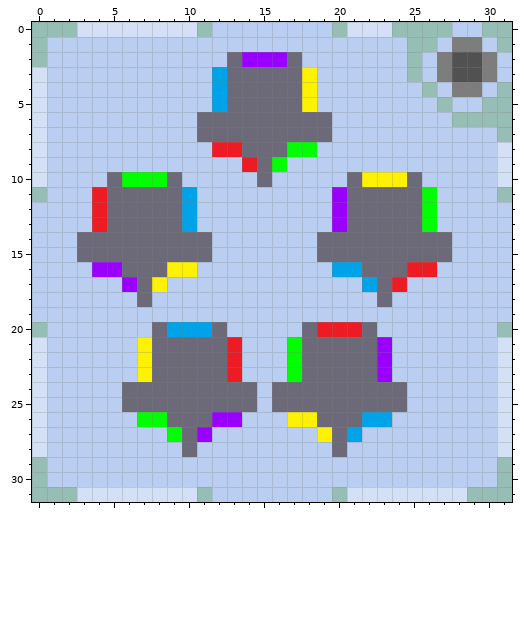
One commit to this pixel-art sprite: Icons/Not Perspective Pegs.png. That is the earlier state.
The file is 32x32 pixels. Colours within 5 levels of each other are drawn and written as one.
The same view after the edit:
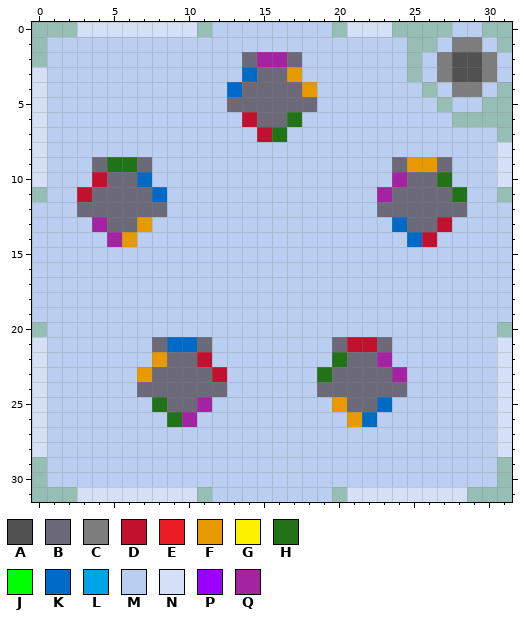
Palette (. is transparent): A #515151  B #6c6978  C #7d7d7d  D #c2112f  E #ed1c24  F #e79a00  G #fff200  H #227318  J #00ff00  K #006bc6  L #00a2e8  M #b9cef0  N #d3e0f5  P #9900ff  Q #a423a3
Diff:
y 2: x 13..16 BPPP -> MBQQ
y 3: x 12..14 LBB -> MMK; x 17..18 BG -> FM
y 4: x 12..13 LB -> MK; x 18 G -> F
y 5: x 12 L -> M; x 18 G -> B
y 6: x 11..14 BBBB -> MMMD; x 17..19 BBB -> HMM
y 7: x 11..19 BBBBBBBBB -> MMMMDHMMM
y 8: x 12..18 EEBBBJJ -> MMMMMMM
y 9: x 4..7 MMMM -> BHHB; x 14..16 EBJ -> MMM; x 24..27 MMMM -> BFFB
y 10: x 4 M -> D; x 6..9 JJJB -> BKMM; x 15 B -> M; x 21..24 BGGG -> MMMQ; x 26..27 MM -> BH
y 11: x 3..4 ME -> DB; x 8..10 BBL -> KMM; x 20..23 PBBB -> MMMQ; x 26..28 JMM -> BBH
y 12: x 3..4 ME -> BB; x 9..10 BL -> MM; x 20..22 PBB -> MMM; x 26..28 JMM -> BBB
y 13: x 4 E -> Q; x 7..10 BBBL -> FMMM; x 20..24 PBBBB -> MMMMK; x 26..27 JM -> BD
y 14: x 3..11 BBBBBBBBB -> MMQFMMMMM; x 19..27 BBBBBBBBB -> MMMMMMKDM
y 15: x 3..11 BBBBBBBBB -> MMMMMMMMM; x 19..27 BBBBBBBBB -> MMMMMMMMM
y 16: x 4..10 PPBBBGG -> MMMMMMM; x 20..26 LLBBBEE -> MMMMMMM
y 17: x 6..8 PBG -> MMM; x 22..24 LBE -> MMM
y 18: x 7 B -> M; x 23 B -> M
y 20: x 8..12 BLLLB -> MMMMM; x 18..22 BEEEB -> MMMMM
y 21: x 7 G -> M; x 9..10 BB -> KK; x 12..13 BE -> MM; x 17..19 JBB -> MMM; x 21..23 BBP -> DDB
y 22: x 7..8 GB -> MF; x 11..13 BBE -> DMM; x 17..20 JBBB -> MMMH; x 23 P -> Q
y 23: x 7 G -> F; x 12..13 BE -> DM; x 17..19 JBB -> MMH; x 23..24 PM -> BQ
y 24: x 6 B -> M; x 13..14 BB -> MM; x 16..18 BBB -> MMM
y 25: x 6..8 BBB -> MMH; x 11..14 BBBB -> QMMM; x 16..20 BBBBB -> MMMMF; x 23..24 BB -> KM
y 26: x 7..13 JJBBBPP -> MMHQMMM; x 17..23 GGBBBLL -> MMMMFKM
y 27: x 9..11 JBP -> MMM; x 19..21 GBL -> MMM
y 28: x 10 B -> M; x 20 B -> M
Changed places in both pictures, as pixel boxes (x1, y1, x2, y2):
changed: (77, 52, 467, 457)
